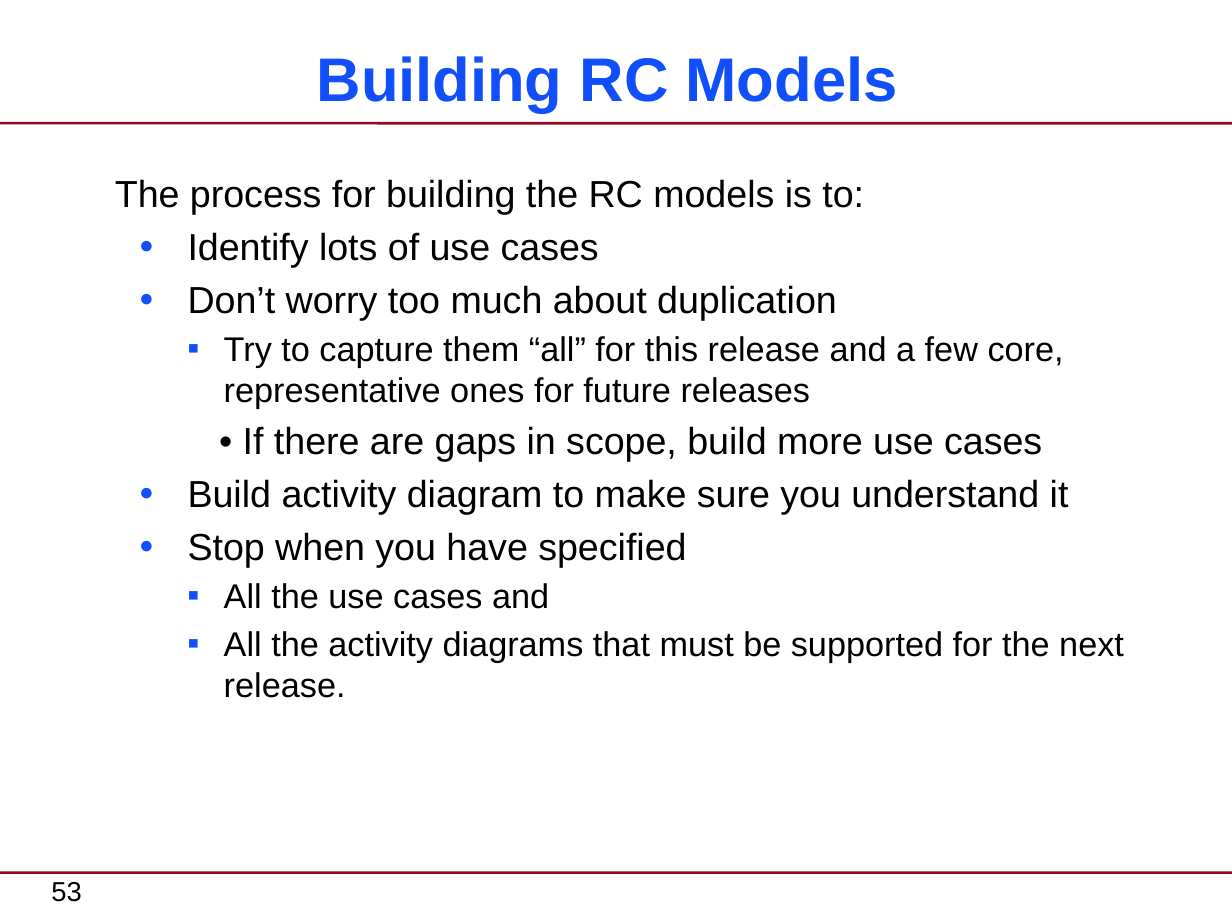
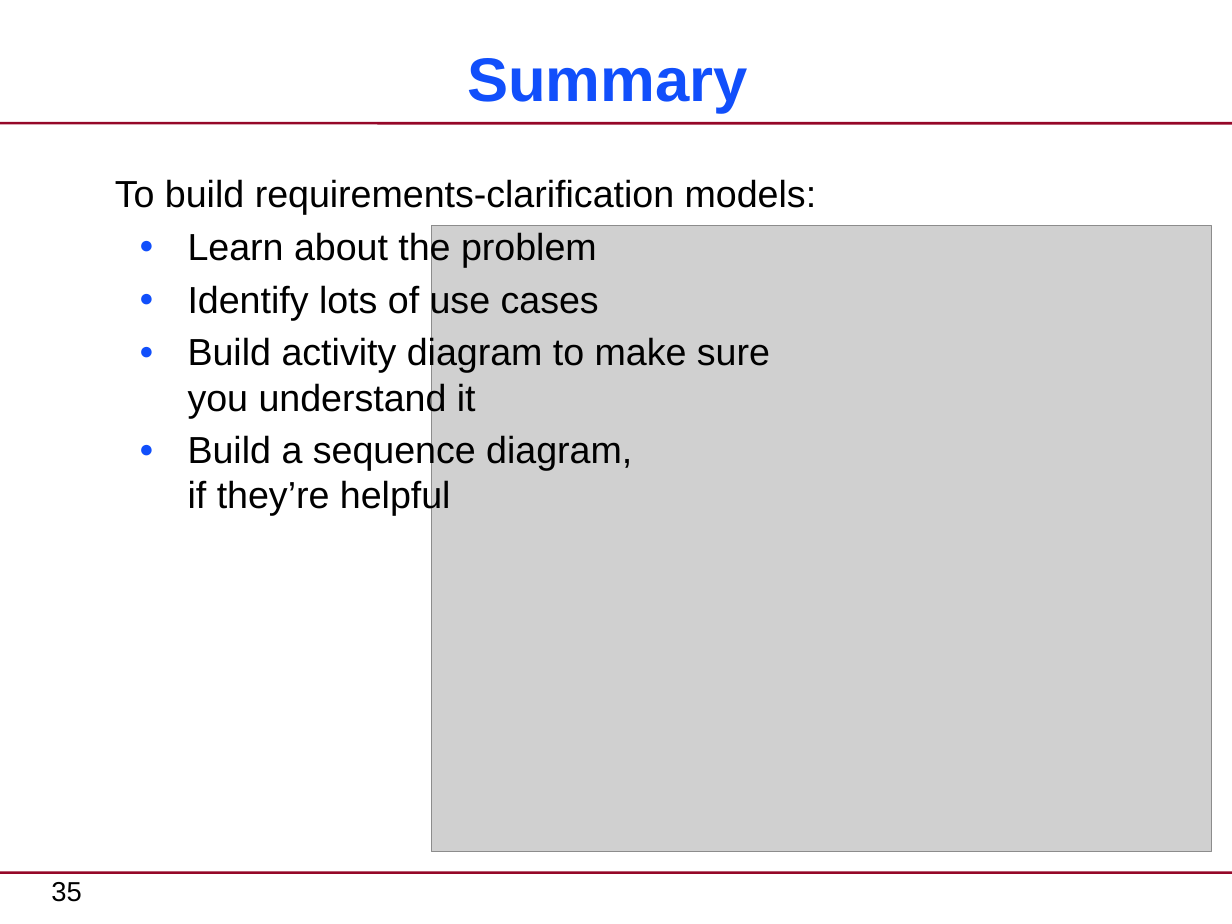
Before and after one commit to xtuml/training, a slide deck: slide 35 of courses/xtUML-Modeling/Requirements-Clarification/RequirementsClarification-CourseSlides.pptx (slide 53 before the commit). Drawn at 1232x924 pixels with LibreOffice and Linux fonts; fonts in the diff are those of the drawing; grey boxes stand for pictures. Boxes give left, top, right and bottom in pixels: in the first picture for what was removed or moved away, otherwise in the second. Text is boxed around its words. In the diff, an @@ line names an element or a change of style, - is before the commit and + after.

```diff
--- a/courses/xtUML-Modeling/Requirements-Clarification/RequirementsClarification-CourseSlides.pptx
+++ b/courses/xtUML-Modeling/Requirements-Clarification/RequirementsClarification-CourseSlides.pptx
@@ title at (467,58,748,113): text changed @@
-Building RC Models
+Summary
@@ text at (115,179,817,267): text changed @@
-The process for building the RC models is to:
+To build requirements-clarification models:
+  ● Learn about the problem
@@ picture added at (431,225,1211,851) @@
@@ text at (188,285,1064,462): paragraphs removed @@
-  ● Don’t worry too much about duplication
-    ▪ Try to capture them “all” for this release and a few core, representative ones for future releases
-• If there are gaps in scope, build more use cases
@@ text at (188,434,632,516): text changed; size 20 to 22 pt @@
-  ● Stop when you have specified
-    ▪ All the use cases and
-    ▪ All the activity diagrams that must be supported for the next release.
+  ● Build a sequence diagram,
+    if they’re helpful
@@ page number at (51,882,81,902): text changed @@
-53
+35
```
Also in this commit, not shown: 44 other slides changed, 17 slides added, 34 slides removed.
